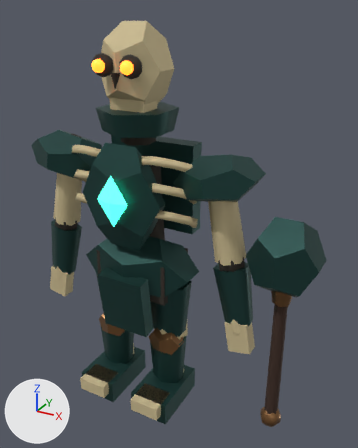
The glTF model game/assets/models/enemies/ossuary-guardian-v1/ossuary-guardian-lod1.glb, before and after one commit.
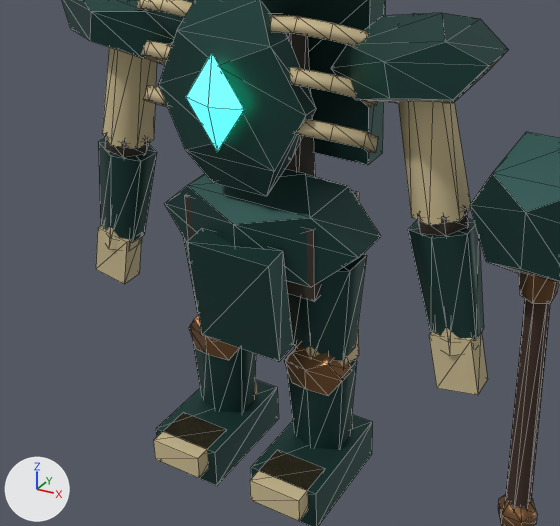
Old and new are each drawn whole from a camera (50 mm lens) standing at (1.46, -2.2, 2.3) and looking at (0.24, 0.02, 1.19) and again close up on the part from 0% to 82% of the width and 33% to 94% of the height. The axes (+X, +Y, +Z) are drawn at lower left. The lights are the same throughout. The older version's two pictures come first. The close-ups show mesh edges as thin lines.

Objects in the first close-up: 'back_plate', 'left_boot', 'mace_grip', 'mace_head', 'pelvis_armor', 'pelvis_front_plate', 'right_boot', 'right_bracer', 'right_pauldron', 'right_thigh_guard', 'right_upper_arm_bone', 'sternum_plate' and 28 more.
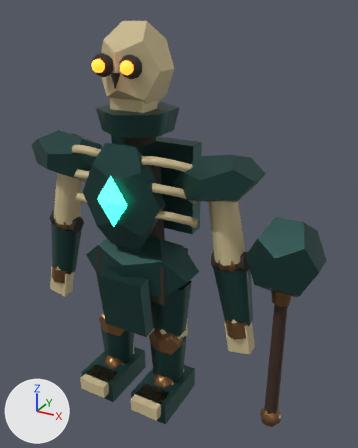
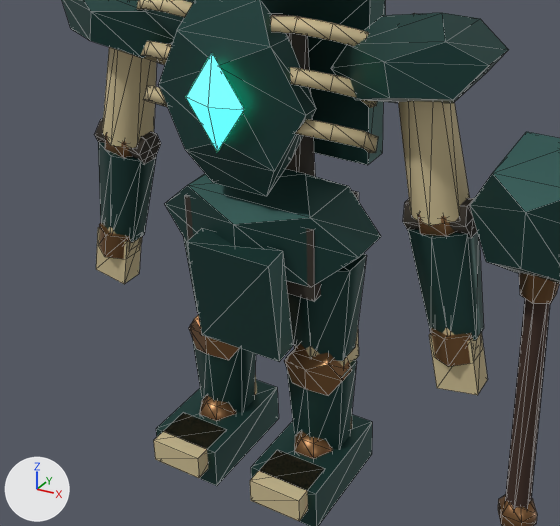
Changed parts and their boxes [x1, y1, x2, y2] in the close-ups (560 x 526 px):
'right_wrist_joint', added (brown): after [430, 328, 472, 367]
'right_elbow_hinge', added: after [403, 198, 477, 238]
'left_elbow_hinge', added: after [95, 118, 161, 164]
'right_ankle_joint', added (brown): after [294, 431, 332, 459]
'left_wrist_joint', added (brown): after [99, 223, 130, 259]
'left_ankle_joint', added (brown): after [199, 395, 236, 421]

What changed in the scene script:
```text
Add me_mesh_55_1:
    me_mesh_55_1.from_pydata(...)  # a UV sphere (6 segments, 5 rings, poles along z) spanning x 0.119..0.261, y -0.152..-0.028, z 0.055..0.205
    me_mesh_55_1.materials.append(mat_mat_bronze_edge)  # brown #86613d
Add me_mesh_46_1:
    me_mesh_46_1.from_pydata(...)  # a UV sphere (6 segments, 5 rings, poles along z) spanning x -0.261..-0.119, y -0.152..-0.028, z 0.055..0.205
    me_mesh_46_1.materials.append(mat_mat_bronze_edge)  # brown #86613d
Add me_mesh_38_1:
    me_mesh_38_1.from_pydata(...)  # 14 vertices, 24 faces; spans x 0.5664..0.7052, y -0.087..0.057, z 0.6086..0.7195
    me_mesh_38_1.materials.append(mat_mat_bronze_edge)  # brown #86613d
Add me_mesh_35_1:
    me_mesh_35_1.from_pydata(...)  # 14 vertices, 24 faces; spans x 0.464..0.668, y -0.055..0.055, z 0.984..1.112
    me_mesh_35_1.materials.append(mat_mat_bone_cavity)  # dark grey #322c24
Add me_mesh_29_1:
    me_mesh_29_1.from_pydata(...)  # 14 vertices, 24 faces; spans x -0.7052..-0.5664, y -0.087..0.057, z 0.6086..0.7195
    me_mesh_29_1.materials.append(mat_mat_bronze_edge)  # brown #86613d
Add me_mesh_26_1:
    me_mesh_26_1.from_pydata(...)  # 14 vertices, 24 faces; spans x -0.668..-0.464, y -0.055..0.055, z 0.984..1.112
    me_mesh_26_1.materials.append(mat_mat_bone_cavity)  # dark grey #322c24
Add ob_right_ankle_joint:
    ob_right_ankle_joint = bpy.data.objects.new('right_ankle_joint', me_mesh_55_1)
    ob_right_ankle_joint.location = (0.0, 0.0, 0.0)
Add ob_left_ankle_joint:
    ob_left_ankle_joint = bpy.data.objects.new('left_ankle_joint', me_mesh_46_1)
    ob_left_ankle_joint.location = (0.0, 0.0, 0.0)
Add ob_right_wrist_joint:
    ob_right_wrist_joint = bpy.data.objects.new('right_wrist_joint', me_mesh_38_1)
    ob_right_wrist_joint.location = (0.0, 0.0, 0.0)
Add ob_right_elbow_hinge:
    ob_right_elbow_hinge = bpy.data.objects.new('right_elbow_hinge', me_mesh_35_1)
    ob_right_elbow_hinge.location = (0.0, 0.0, 0.0)
Add ob_left_wrist_joint:
    ob_left_wrist_joint = bpy.data.objects.new('left_wrist_joint', me_mesh_29_1)
    ob_left_wrist_joint.location = (0.0, 0.0, 0.0)
Add ob_left_elbow_hinge:
    ob_left_elbow_hinge = bpy.data.objects.new('left_elbow_hinge', me_mesh_26_1)
    ob_left_elbow_hinge.location = (0.0, 0.0, 0.0)
```
